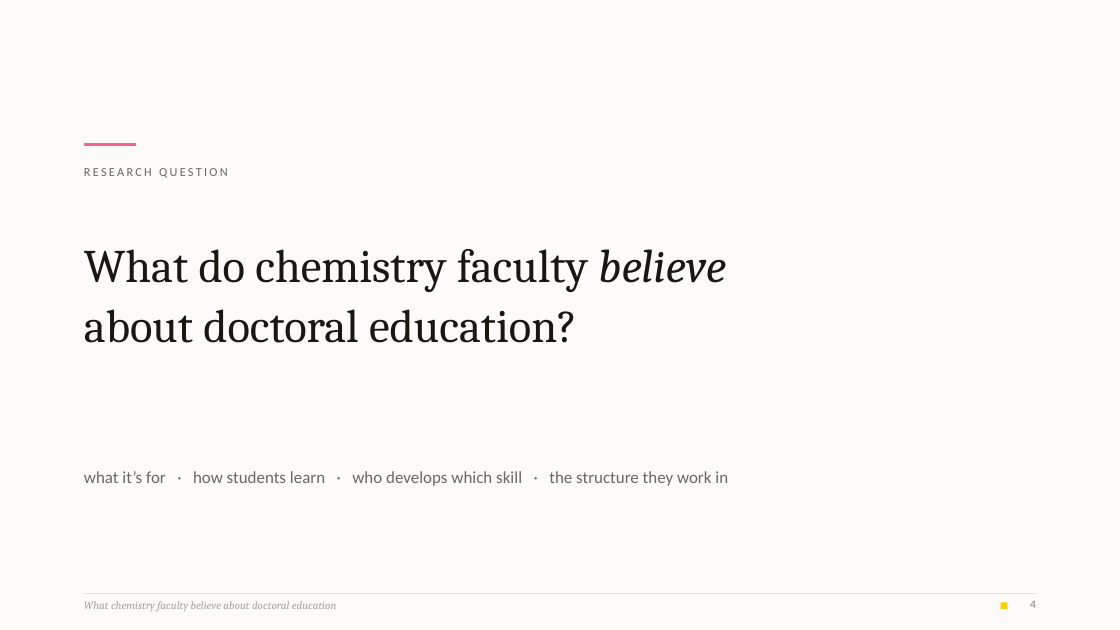
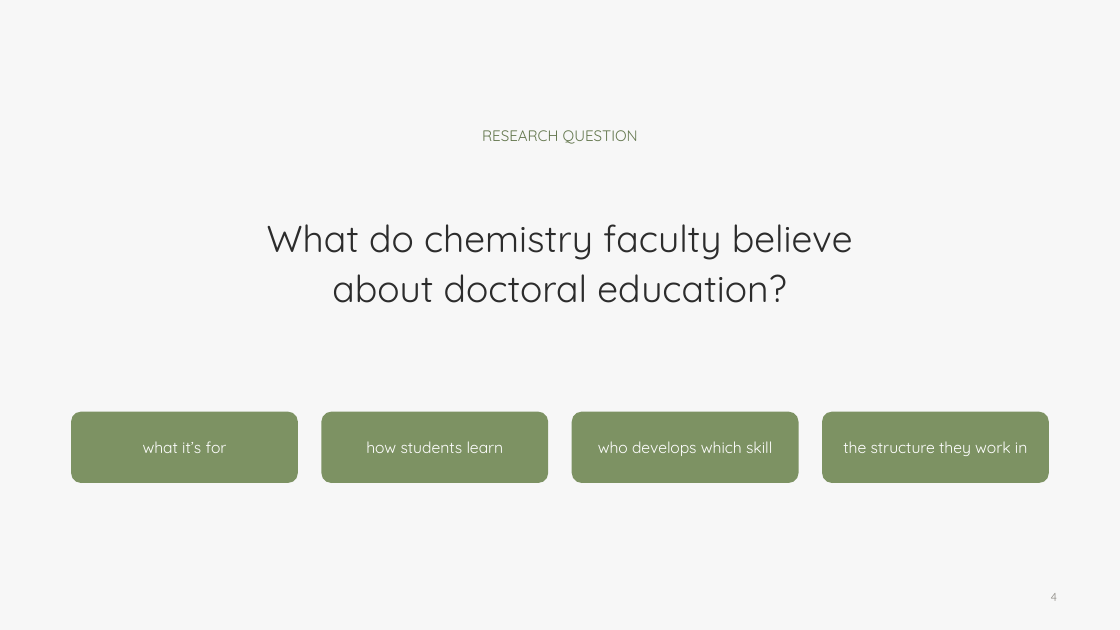
Before and after one commit to 7ahra/resnet_exploration, a slide deck: slide 4 of bcce_2026_faculty_beliefs/BCCE2026_faculty_beliefs.pptx. Drawn at 1120x630 pixels with LibreOffice and Linux fonts; fonts in the diff are those of the drawing; background and template pictures are left out. Boxes give left, top, right and bottom in pixels: in the first picture for what was removed or moved away, otherwise in the second. Text is boxed around its words. In the diff, an @@ line names an element or a change of style, - is before the commit and + after.

```diff
--- a/bcce_2026_faculty_beliefs/BCCE2026_faculty_beliefs.pptx
+++ b/bcce_2026_faculty_beliefs/BCCE2026_faculty_beliefs.pptx
@@ rectangle at (0, 0, 1120, 630): fill #FCFBF9 to #F7F7F7 @@
@@ text "RESEARCH QUESTION": place and size @@
-text "RESEARCH QUESTION" at (84, 168, 228, 178)
+text "RESEARCH QUESTION" at (482, 130, 638, 144)
@@ text "RESEARCH QUESTION" at (482, 130, 638, 144): size 10.5 to 13 pt, font Calibri to Quicksand, text colour #6B6660 to #64774E, letter spacing 2 to 0 pt; alignment left to centre @@
@@ line removed from (84, 145) to (136, 145) @@
@@ text "What do chemistry faculty believe": place and size @@
-text "What do chemistry faculty believe" at (84, 249, 726, 343)
+text "What do chemistry faculty believe" at (267, 224, 853, 303)
@@ text "What do chemistry faculty believe" at (267, 224, 853, 303): size 40 to 32 pt, font Cambria to Quicksand, text colour #1A1712 to #2C2C2C; italic off in "believe"; alignment left to centre; line spacing 1.08 to 1.12 @@
@@ rounded rectangle added at (71, 412, 298, 483), fill #7D9263 @@
@@ rounded rectangle added at (322, 412, 549, 483), fill #7D9263 @@
@@ rounded rectangle added at (572, 412, 799, 483), fill #7D9263 @@
@@ rounded rectangle added at (823, 412, 1049, 483), fill #7D9263 @@
@@ text added at (143, 441, 227, 453), 13.5 pt, text #FFFFFF @@
+what it’s for
@@ text added at (366, 441, 504, 453), 13.5 pt, text #FFFFFF @@
+how students learn
@@ text added at (598, 441, 772, 456), 13.5 pt, text #FFFFFF @@
+who develops which skill
@@ text added at (843, 441, 1027, 456), 13.5 pt, text #FFFFFF @@
+the structure they work in
@@ text removed at (84, 471, 728, 486) @@
-what it’s for · how students learn · who develops which skill · the structure they work in
@@ line removed from (84, 593) to (1036, 593) @@
@@ text "4": place and size @@
-text "4" at (1030, 600, 1036, 608)
+text "4" at (1051, 593, 1057, 600)
@@ text "4" at (1051, 593, 1057, 600): font Calibri to Quicksand, text colour #A8A299 to #8C8983, bold off @@
@@ text removed at (84, 601, 337, 611) @@
-What chemistry faculty believe about doctoral education
@@ rectangle removed at (1001, 602, 1007, 609) @@
```
Also in this commit, not shown: 15 other slides changed, 6 other files.
